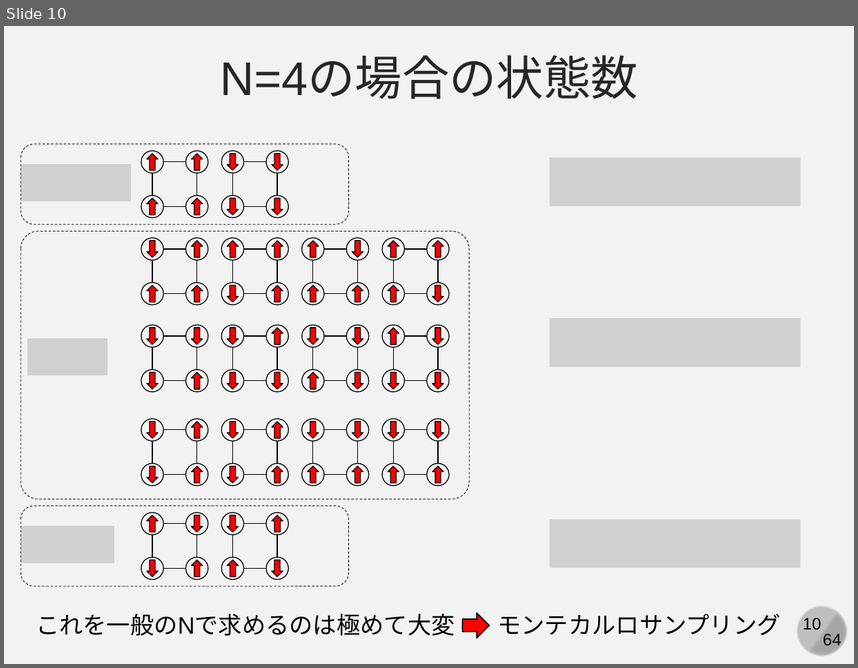
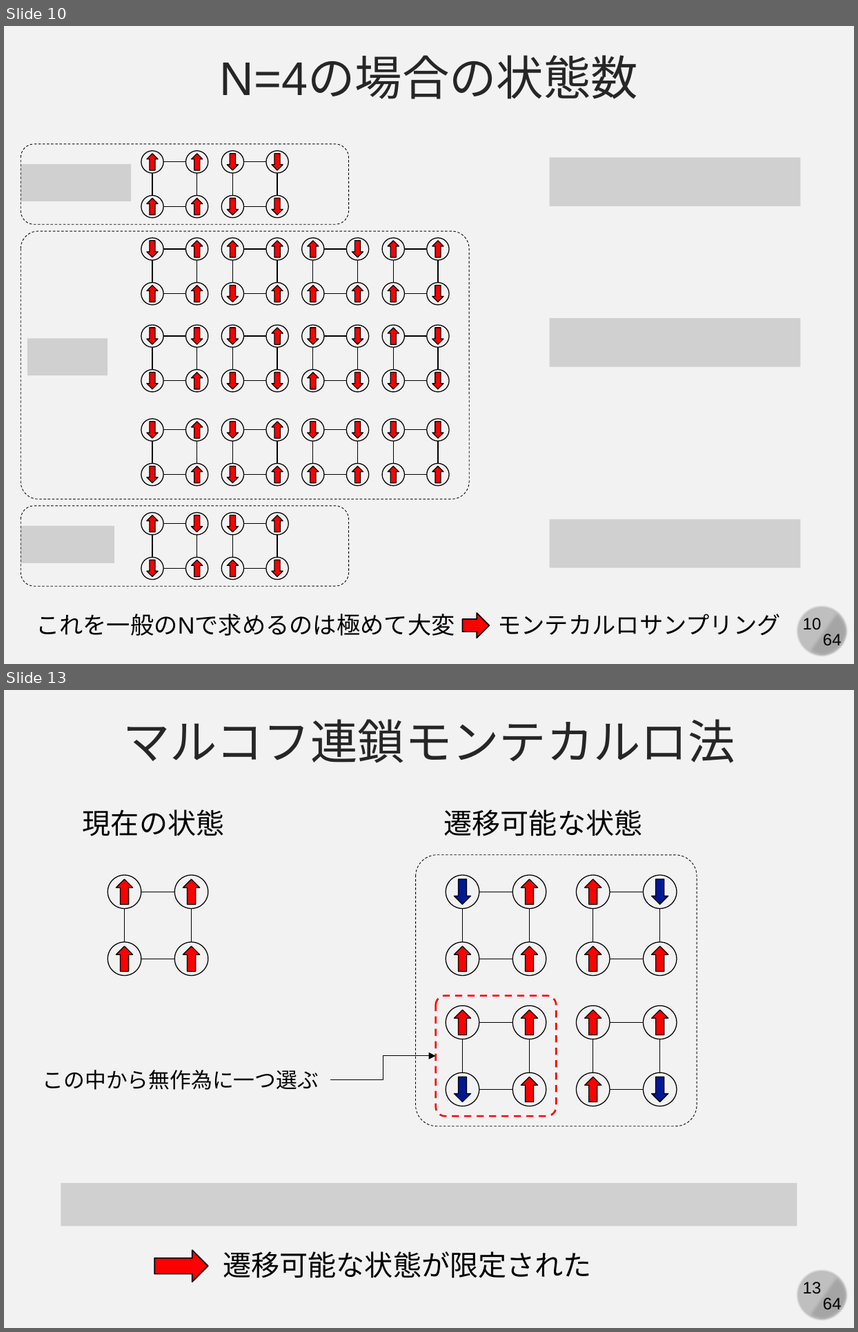
Before and after one commit to kaityo256/simulation_engineering, a slide deck: 04_mc_advanced/simulation04.pptx. Shown one above the other, each under a label of ours: slide 10 before the commit, slides 10 and 13 after it; the slides between them are not shown. The pictures are 858x668 and 858x1332 pixels, drawn with LibreOffice and Linux fonts; fonts in the diff are those of the drawing; grey boxes stand for pictures. Boxes give left, top, right and bottom in pixels: in the first picture for what was removed or moved away, otherwise in the second. Text is boxed around its words. In the diff, an @@ line names an element or a change of style, - is before the commit and + after.

```diff
--- a/04_mc_advanced/simulation04.pptx
+++ b/04_mc_advanced/simulation04.pptx
@@ slide 13 added at bbox=[4, 690, 854, 1328], background #F2F2F2; not listed: 4 template elements that a slide beside it also shows @@
@@ text added at bbox=[123, 719, 735, 763], 40 pt, text #262626 @@
+マルコフ連鎖モンテカルロ法
@@ text added at bbox=[83, 809, 224, 836], 24 pt, text #000000 @@
+現在の状態
@@ text added at bbox=[444, 809, 642, 836], 24 pt, text #000000 @@
+遷移可能な状態
@@ rounded rectangle added at bbox=[415, 855, 697, 1126], outline #000000 0.5 pt dashed @@
@@ group added at bbox=[107, 876, 208, 975]: 4 ellipses, 4 down arrows, 4 lines @@
@@ group added at bbox=[446, 876, 546, 975]: 4 ellipses, 4 down arrows, 4 lines @@
@@ group added at bbox=[576, 876, 677, 975]: 4 ellipses, 4 down arrows, 4 lines @@
@@ rounded rectangle added at bbox=[436, 995, 557, 1116], outline #FF0000 1.5 pt dashed @@
@@ elbow arrow added from (330, 1079) to (436, 1056), #000000 0.5 pt @@
@@ text added at bbox=[43, 1069, 319, 1090], 18 pt, text #000000 @@
+この中から無作為に一つ選ぶ
@@ group added at bbox=[446, 1005, 546, 1105]: 4 ellipses, 4 down arrows, 4 lines @@
@@ group added at bbox=[576, 1005, 677, 1105]: 4 ellipses, 4 down arrows, 4 lines @@
@@ picture added at bbox=[61, 1183, 797, 1225] @@
@@ right arrow added at bbox=[154, 1250, 208, 1281], fill #FF0000, outline #000000 1 pt @@
@@ text added at bbox=[223, 1251, 592, 1278], 24 pt, text #000000 @@
+遷移可能な状態が限定された
```
Also in this commit, not shown: 1 slide changed, 14 other slides added.
